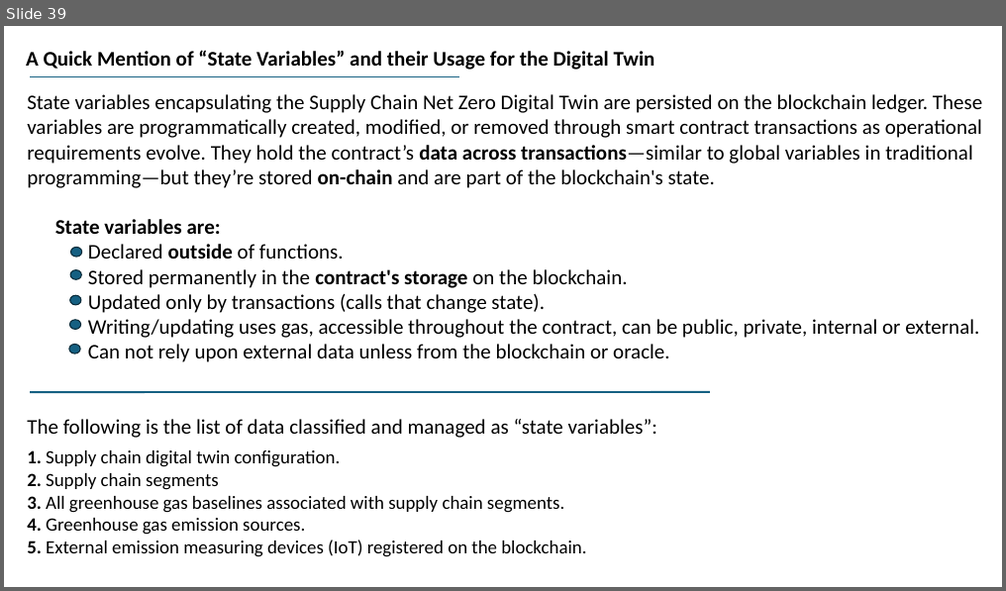
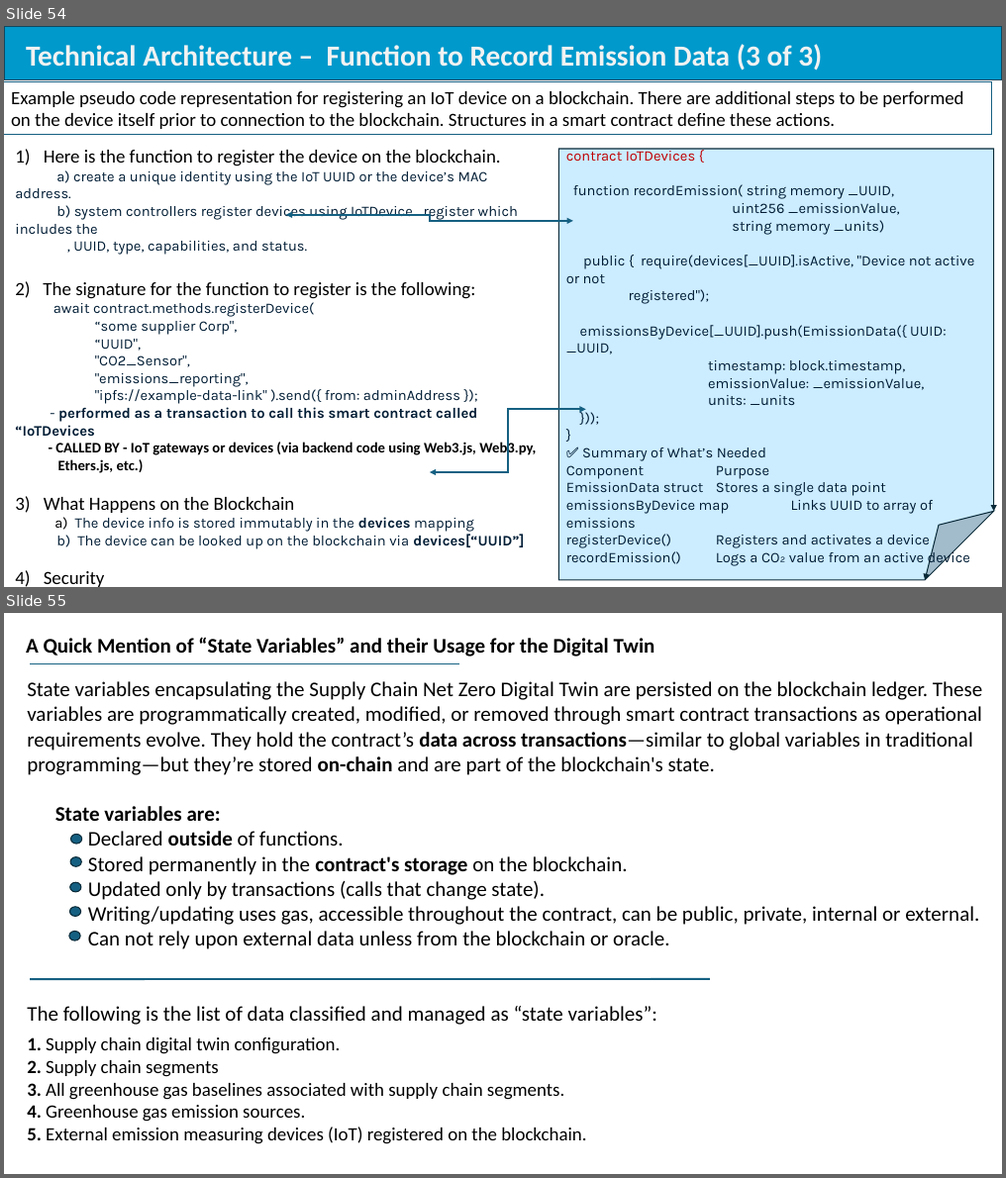
Before and after one commit to JSPApril/NZDT-Architecture, a slide deck: Net Zero Digital Twin-In Process - working copy.pptx. Shown one above the other, each under a label of ours: slide 39 before the commit, slides 54 and 55 after it. The pictures are 1006x591 and 1006x1178 pixels, drawn with LibreOffice and Linux fonts; fonts in the diff are those of the drawing. Boxes give left, top, right and bottom in pixels: in the first picture for what was removed or moved away, otherwise in the second. Text is boxed around its words. In the diff, an @@ line names an element or a change of style, - is before the commit and + after.

```diff
--- a/Net Zero Digital Twin-In Process - working copy.pptx
+++ b/Net Zero Digital Twin-In Process - working copy.pptx
@@ slide 54 added at (4,26,1002,587), background #FFFFFF @@
@@ rectangle added at (5,26,1002,79), fill #0099CC, outline #104760 1 pt @@
@@ text added at (26,44,822,71), 28 pt, text #F2F2F2, bold @@
+Technical Architecture – Function to Record Emission Data (3 of 3)
@@ rectangle added at (4,82,992,135), outline #156082 0.75 pt, 18 pt, text #000000 @@
+Example pseudo code representation for registering an IoT device on a blockchain. There are additional steps to be performed on the device itself prior to connection to the blockchain. Structures in a smart contract define these actions.
@@ text added at (15,150,536,587), 14 pt, text #001D35 @@
+1) Here is the function to register the device on the blockchain.
+a) create a unique identity using the IoT UUID or the device’s MAC address.
+b) system controllers register devices using IoTDevice_register which includes the
+, UUID, type, capabilities, and status.
+2) The signature for the function to register is the following:
+await contract.methods.registerDevice(
+“some supplier Corp",
+“UUID",
+"CO2_Sensor",
+"emissions_reporting",
+"ipfs://example-data-link" ).send({ from: adminAddress });
+- performed as a transaction to call this smart contract called “IoTDevices
+- CALLED BY - IoT gateways or devices (via backend code using Web3.js, Web3.py,
+Ethers.js, etc.)
+3) What Happens on the Blockchain
+a) The device info is stored immutably in the devices mapping
+b) The device can be looked up on the blockchain via devices[“UUID”]
+4) Security
+a) If the policy is to allow anyone to register a device , remove the onlyAdmin
+modifier.
@@ folded corner added at (558,149,994,580), fill #CCECFF, outline #092A39 1 pt, 14 pt, text #001D35 @@
+contract IoTDevices {
+function recordEmission( string memory _UUID,
+uint256 _emissionValue,
+string memory _units)
+public { require(devices[_UUID].isActive, "Device not active or not
+registered");
+emissionsByDevice[_UUID].push(EmissionData({ UUID: _UUID,
+timestamp: block.timestamp,
+emissionValue: _emissionValue,
+units: _units
+}));
+}
+✅ Summary of What’s Needed
+Component Purpose
+EmissionData struct Stores a single data point
+emissionsByDevice map Links UUID to array of emissions
+registerDevice() Registers and activates a device
+recordEmission() Logs a CO₂ value from an active device
@@ elbow double arrow added from (573, 221) to (286, 215), #156082 1.75 pt @@
@@ elbow double arrow added from (586, 409) to (430, 472), #156082 1.75 pt @@
@@ what was slide 39 is now slide 55 @@
```
Also in this commit, not shown: 10 slides changed, 15 other slides added, 1 other file.
